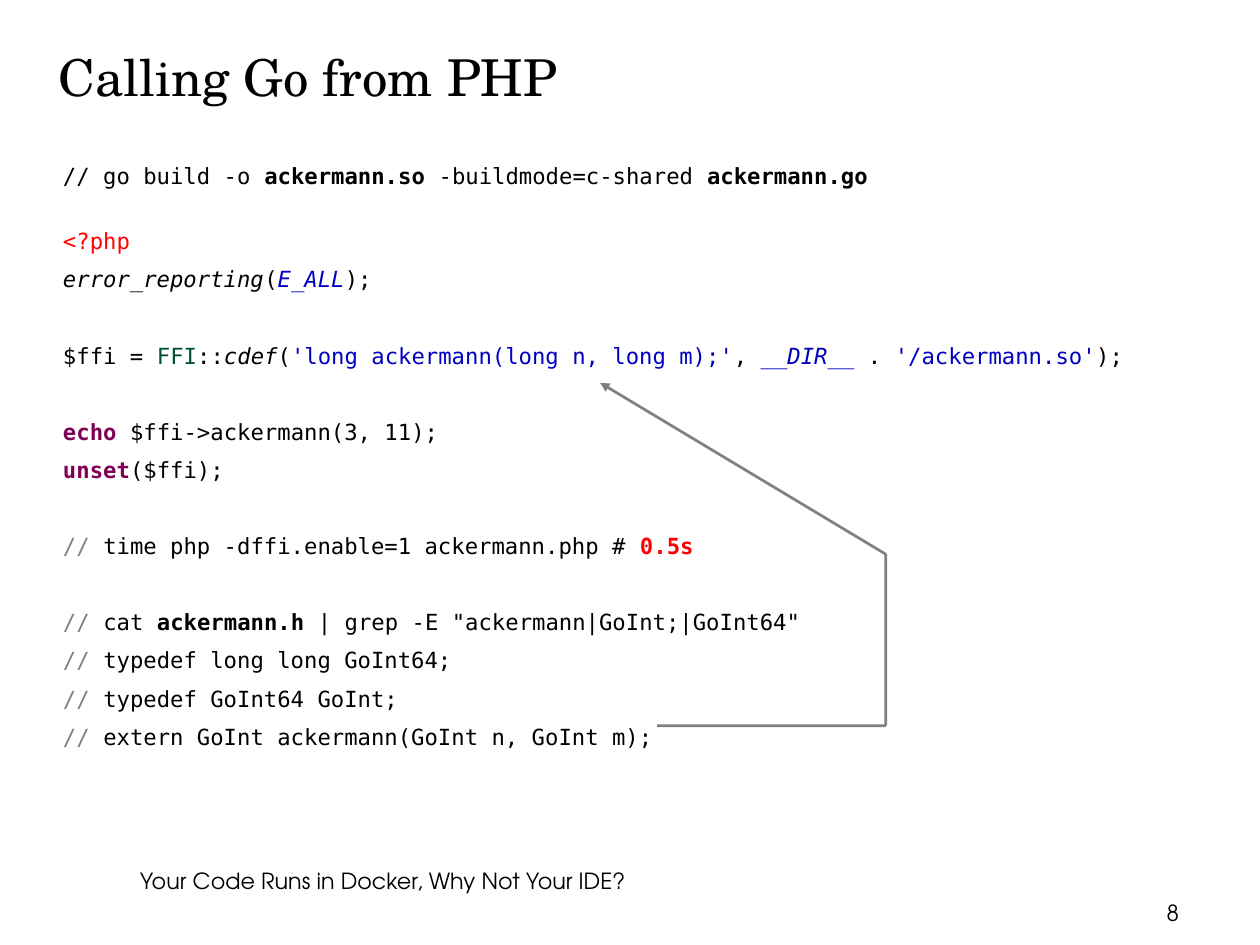
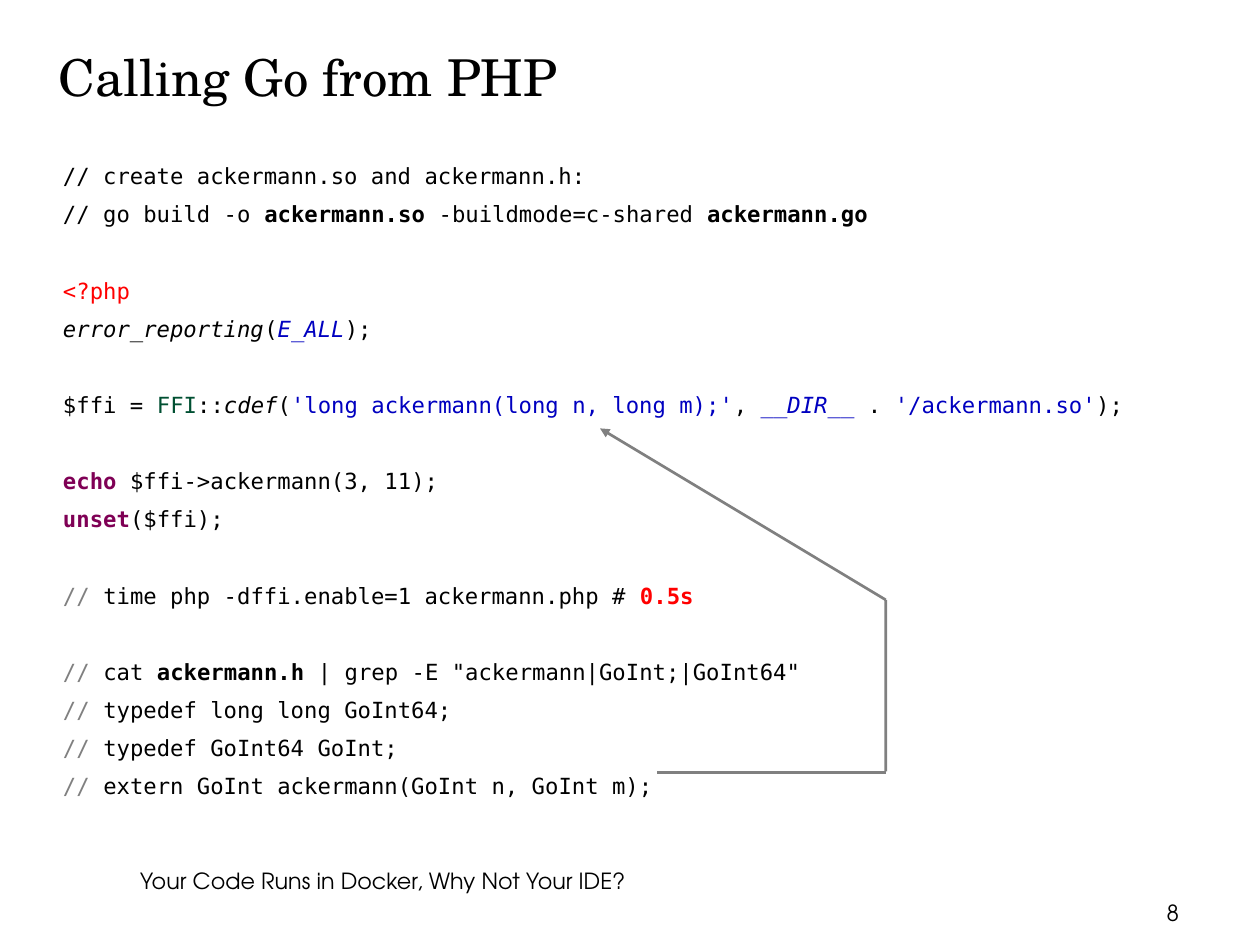
Before and after one commit to thbley/php-go-integration, a slide deck: slide 8 of getting_started_with_php_ffi.odp. Drawn at 1260x945 pixels with LibreOffice and Linux fonts; fonts in the diff are those of the drawing; background and template pictures are left out. Boxes give left, top, right and bottom in pixels: in the first picture for what was removed or moved away, otherwise in the second. Text is boxed around its words. In the diff, an @@ line names an element or a change of style, - is before the commit and + after.

```diff
--- a/getting_started_with_php_ffi.odp
+++ b/getting_started_with_php_ffi.odp
@@ text at box(103, 167, 586, 185): paragraph added @@
+// create ackermann.so and ackermann.h:
@@ 2 lines, 1 arrow: place and size @@
-2 lines, 1 arrow at box(600, 383, 886, 726)
+2 lines, 1 arrow at box(600, 429, 886, 773)
```
Also in this commit, not shown: 2 other slides changed, 4 slides added, 1 other file.
